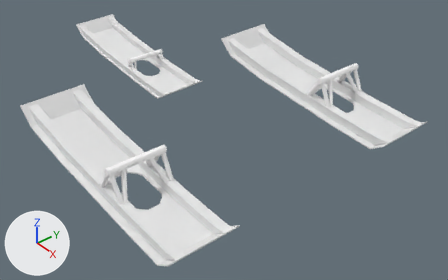
A saved change to the Blender file Models/c172p-skis.blend.
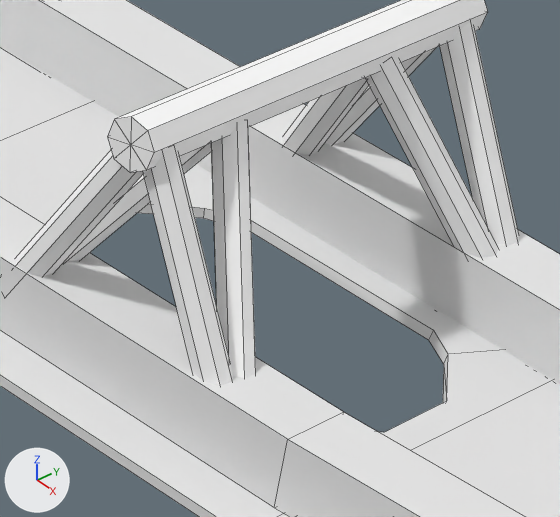
The first picture shows the older version from a 50 mm camera at (4.07, -3.22, 1.67) aimed at (0.05, 0.11, -1.73). The close-ups show both versions on the part from 68% to 82% of the width and 23% to 44% of the height of that picture; other places that the commit changed are outside them. The axes (+X, +Y, +Z) are drawn at lower left. The lights are the same throughout. The close-ups show mesh edges as thin lines.

In view in the first close-up: 'RightSki', 'RightSkiAxle', 'RightSkiAxleBl', 'RightSkiAxleBr', 'RightSkiBraceL', 'RightSkiBraceR'.
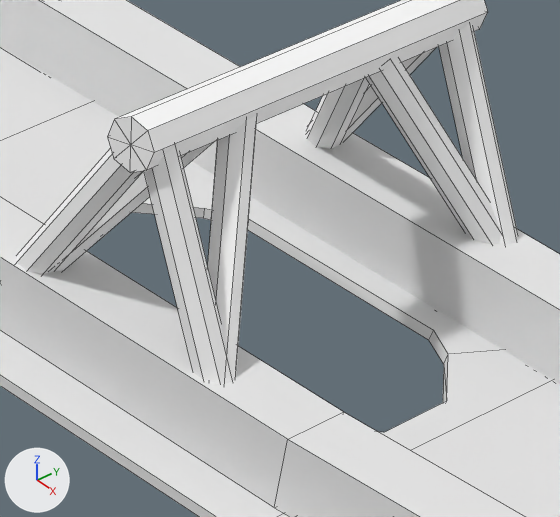
Where the change shows, as pixel boxes [x1, y1, x2, y2] in the close-ups (560 x 517 px):
```json
{"object": "RightSkiAxleBl", "change": "reshaped, moved, turned", "before": [16, 121, 256, 385], "after": [16, 116, 257, 385]}
{"object": "RightSkiAxleBr", "change": "reshaped, moved, turned", "before": [283, 22, 519, 258], "after": [307, 24, 518, 245]}
```

The change, as JSON lines over the scene's bpy script:
```json
{"block": "me_axle_024", "where": "# used by ob_rightskiaxlebr; location = (0.627, 1.433, -1.311); rotation_euler = (-1.613, -0.438, 0.0753), in degrees (-92, -25, 4.3); scale = (0.86, 1.03, 0.835)"}
{"op": "remove", "block": "me_axle_024", "code": "me_axle_024.from_pydata(...)  # 72 vertices, 96 faces; spans x -0.351..0.005, y -0.185..0.134, z -0.177..0.042"}
{"op": "add", "block": "me_axle_024", "code": "me_axle_024.from_pydata(...)  # 72 vertices, 96 faces; spans x -0.358..0.005, y -0.196..0.156, z -0.025..0.172"}
{"block": "me_axle_024", "change": "me_axle_024 part 2: 72 of 72 vertices moved; they spanned x -0.351..0.005, y -0.185..0.134, z -0.177..0.042 and now span x -0.358..0.005, y -0.196..0.156, z -0.025..0.172; mean shift (0.004, 0.005, 0.102); largest move (-0.005, 0.134, 0.007) -> (-0.338, 0.015, 0.058)"}
{"block": "me_axle_020", "where": "# used by ob_rightskiaxlebl; location = (0.633, 0.95, -1.308); rotation_euler = (-1.611, -0.439, 0.119), in degrees (-92, -25, 6.8); scale = (0.86, 1.03, 0.835)"}
{"op": "remove", "block": "me_axle_020", "code": "me_axle_020.from_pydata(...)  # 72 vertices, 96 faces; spans x -0.35..0.01, y -0.185..0.134, z -0.028..0.179"}
{"op": "add", "block": "me_axle_020", "code": "me_axle_020.from_pydata(...)  # 72 vertices, 96 faces; spans x -0.363..0.01, y -0.198..0.152, z -0.16..0.04"}
{"block": "me_axle_020", "change": "me_axle_020 part 1: 72 of 72 vertices moved; they spanned x -0.35..0.01, y -0.185..0.134, z -0.028..0.179 and now span x -0.363..0.01, y -0.198..0.152, z -0.16..0.04; mean shift (-0.011, 0.006, -0.089); largest move (-0.005, 0.134, 0.007) -> (-0.339, 0.005, 0.012)"}
{"op": "set", "path": "ob_rightskiaxlebr.location", "old": "(0.627, 1.433, -1.311)", "new": "(0.626, 1.358, -1.312)"}
{"op": "set", "path": "ob_rightskiaxlebr.rotation_euler", "old": "(-1.613, -0.438, 0.0753)", "new": "(-1.217, -0.43, -0.0907)", "note": "degrees (-92, -25, 4.3) -> degrees (-70, -25, -5.2)"}
{"op": "set", "path": "ob_rightskiaxlebl.location", "old": "(0.633, 0.95, -1.308)", "new": "(0.631, 1.018, -1.306)"}
{"op": "set", "path": "ob_rightskiaxlebl.rotation_euler", "old": "(-1.611, -0.439, 0.119)", "new": "(-2.0, -0.39, 0.267)", "note": "degrees (-92, -25, 6.8) -> degrees (-115, -22, 15)"}
```
